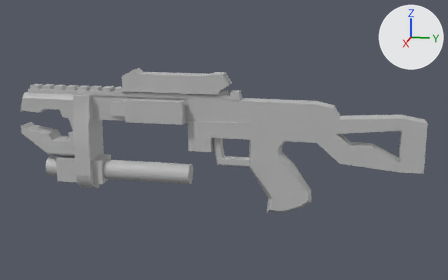
Before and after pictures for a commit that changed the FBX model Assets/Core/Models/Static Meshes/Guns/KulSpruta.fbx.
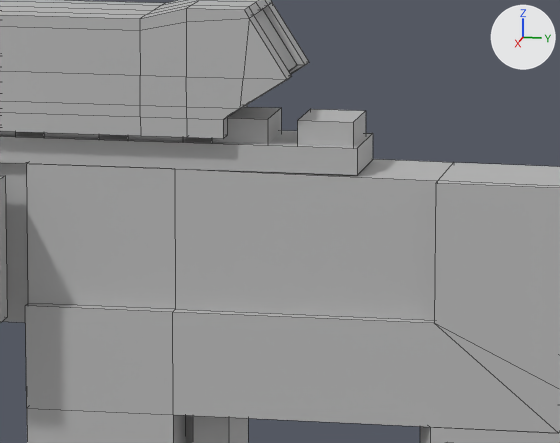
Each version appears first whole from a 50 mm camera at (3.236, 0.722, 0.757) aimed at (-0.011, 0.073, -0.054), and next in a close-up on the part from 41% to 61% of the width and 26% to 51% of the height. Arrows for +X, +Y and +Z are at upper right; the lights stay in place. The close-ups show mesh edges as thin lines. Where no turn or scale is listed for an object, it has been applied to the vertices. Vertices at the same position are counted once.
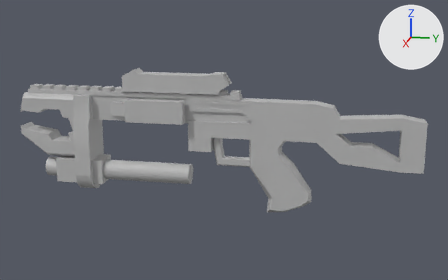
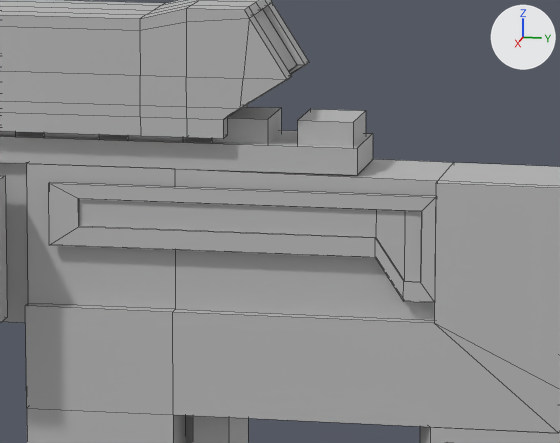
The edits, one by one:
me_mesh is used by ob_polysurface54; location (0.0016, 0.0142, -0.0587).
me_mesh had 867 vertices, 789 faces and spanned x -0.1..0.1, y -1.11..1.11, z -0.38..0.38.
me_mesh now has 907 vertices, 823 faces and spans x -0.1..0.1, y -1.11..1.11, z -0.38..0.38.
me_mesh part 1: a new loose piece of 24 vertices spanning x 0.04..0.05, y -0.11..0.22, z 0.13..0.22, in mat_lambert1 (grey #bcbcbc).
me_mesh part 2: a new loose piece of 16 vertices spanning x 0.02..0.04, y -0.08..0.21, z 0.15..0.21, in mat_lambert1 (grey #bcbcbc).

Location of each change, [x1, y1, x2, y2] in pixels of the close-ups (560 x 443 px):
part 1 of me_mesh, added
    after: [49, 182, 436, 302]
part 2 of me_mesh, added
    after: [79, 199, 421, 281]
